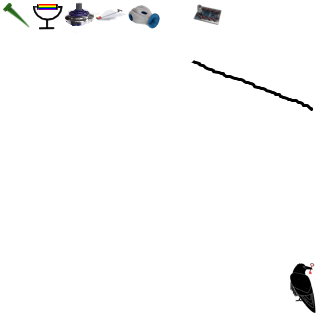
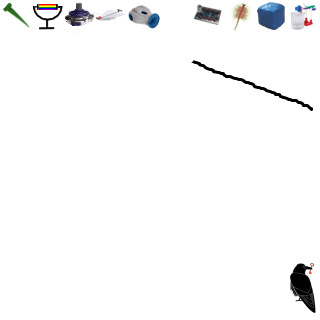
Revision of a layered 320×320 image; what changed, layer by layer:
added layer "Malebene 36(eingefügt)" (1st of 4) above "Malebene 36(eingefügt)" over bbox(257, 2, 317, 31)
added layer "Malebene 36(eingefügt)" (2nd of 4) above "Malebene 36(eingefügt)" over bbox(257, 2, 317, 31)
added layer "Malebene 36(eingefügt)" (3rd of 4) above "Vektorebene 1" over bbox(230, 1, 253, 32)
painted on "Hintergrund" over bbox(230, 1, 317, 32)
